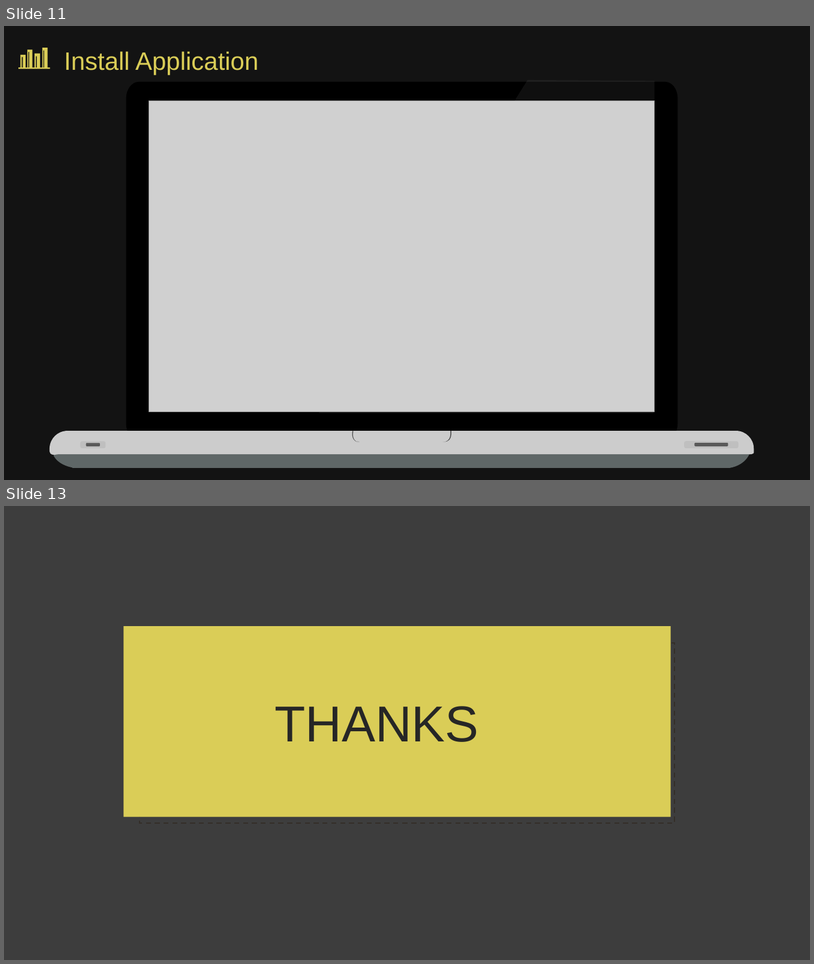
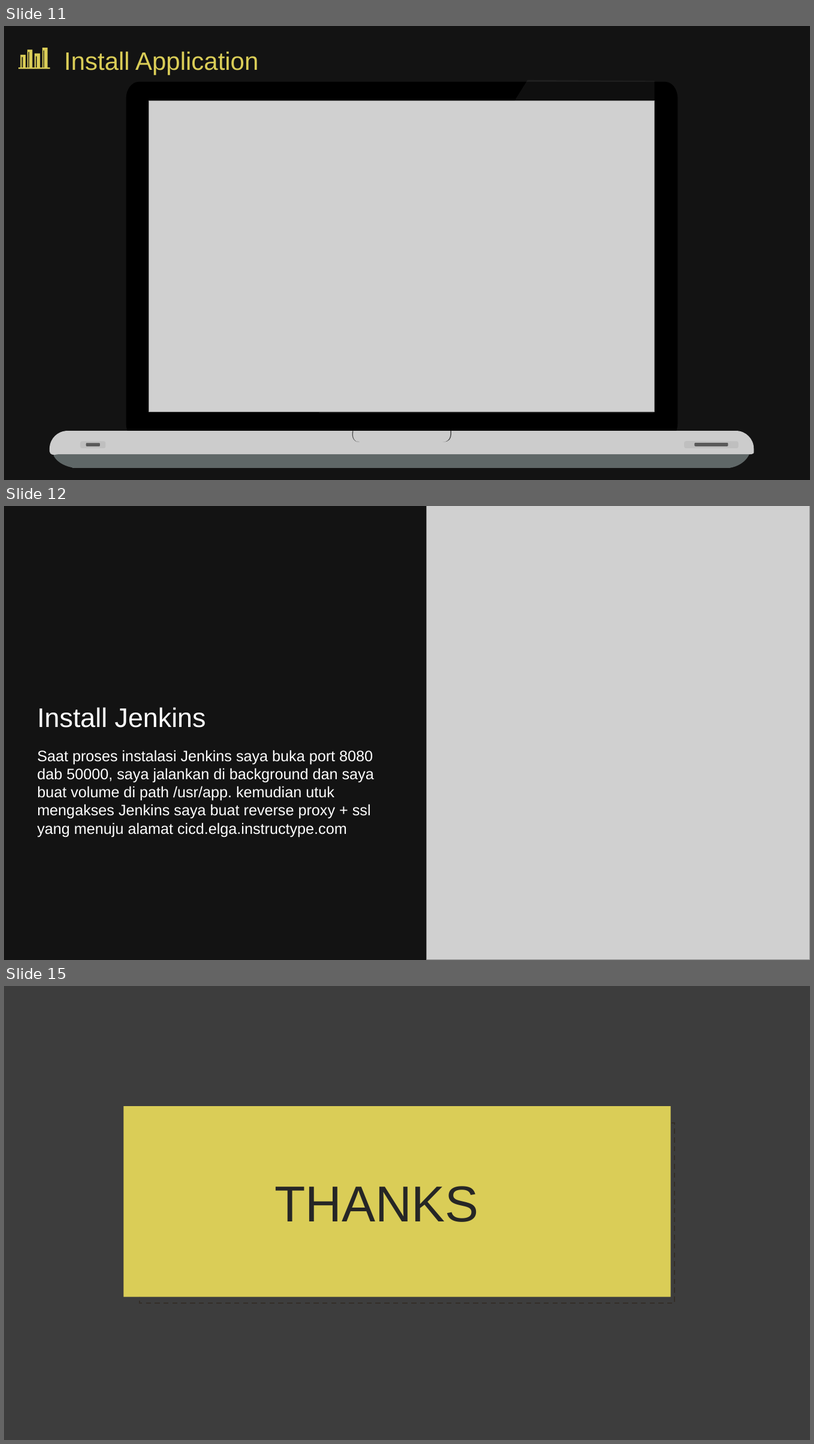
Before and after one commit to frostmarry/DumbwaysBootcamp, a slide deck: dumbweek3/elga-dumbweek3.pptx. Shown one above the other, each under a label of ours: slides 11 and 13 before the commit, slides 11, 12 and 15 after it; the slides between them are not shown. The pictures are 814x964 and 814x1444 pixels, drawn with LibreOffice and Linux fonts; fonts in the diff are those of the drawing; grey boxes stand for pictures; background and template pictures are left out; a plain dark background stands for a picture behind light text. Boxes give left, top, right and bottom in pixels: in the first picture for what was removed or moved away, otherwise in the second. Text is boxed around its words. In the diff, an @@ line names an element or a change of style, - is before the commit and + after.

```diff
--- a/dumbweek3/elga-dumbweek3.pptx
+++ b/dumbweek3/elga-dumbweek3.pptx
@@ slide 12 added at box(4, 506, 810, 960), background picture (left out); not listed: 1 template element that a slide beside it also shows @@
@@ picture added at box(427, 506, 810, 960) @@
@@ text added at box(37, 707, 206, 727), 32 pt, text #FFFFFF @@
+Install Jenkins
@@ text added at box(37, 750, 374, 837), 18 pt, text #FFFFFF @@
+Saat proses instalasi Jenkins saya buka port 8080 dab 50000, saya jalankan di background dan saya buat volume di path /usr/app. kemudian utuk mengakses Jenkins saya buat reverse proxy + ssl yang menuju alamat cicd.elga.instructype.com
@@ what was slide 13 is now slide 15 @@
```
Also in this commit, not shown: 2 other slides added, 1 slide removed.
